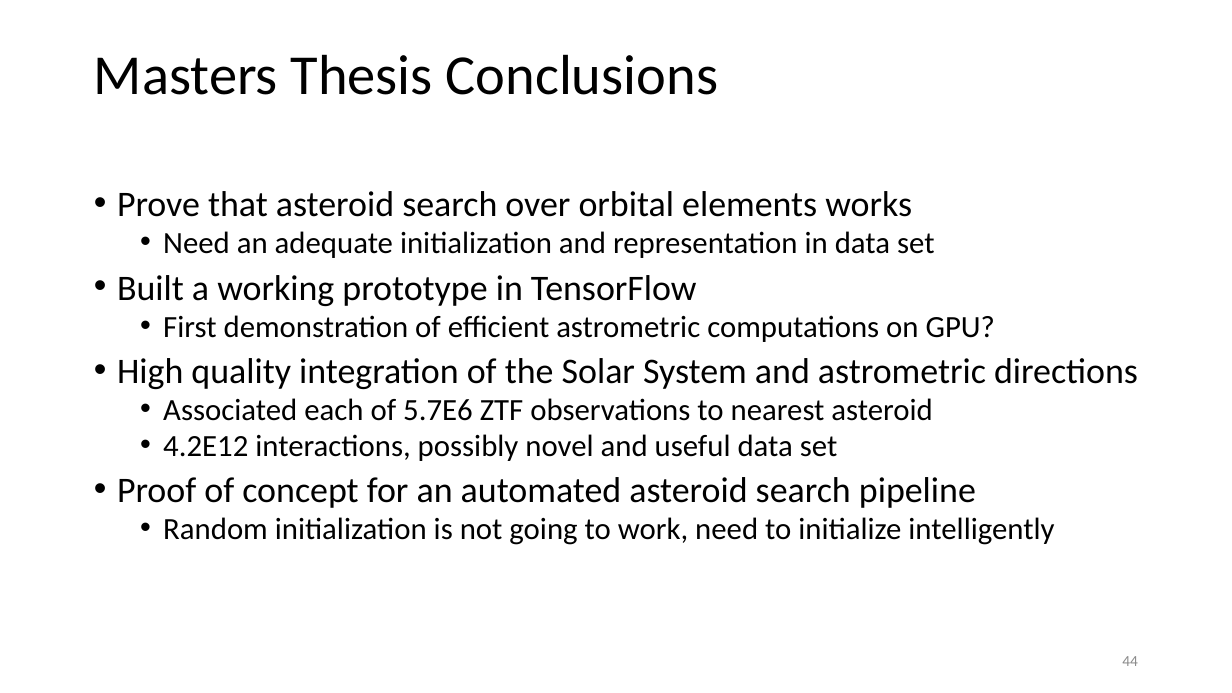
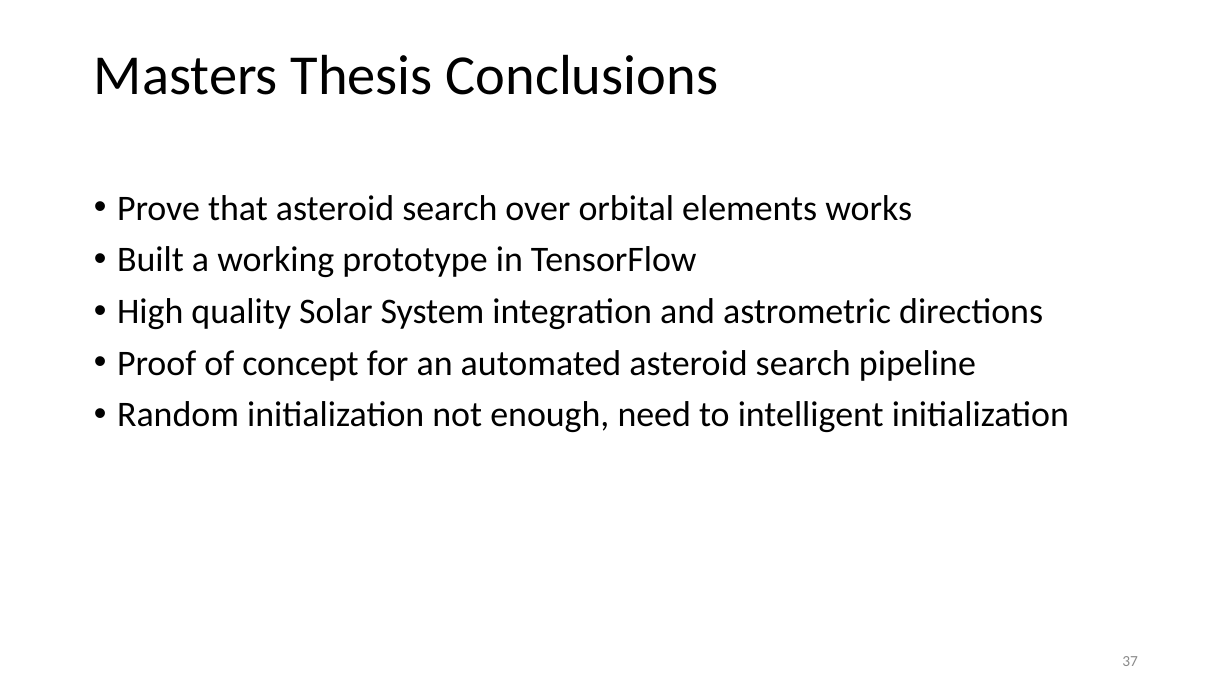
Before and after one commit to memanuel/kepler-sieve, a slide deck: slide 37 of presentation/kepler-sieve-slides.pptx (slide 44 before the commit). Drawn at 1232x693 pixels with LibreOffice and Linux fonts; fonts in the diff are those of the drawing. Boxes give left, top, right and bottom in pixels: in the first picture for what was removed or moved away, otherwise in the second. Text is boxed around its words. In the diff, an @@ line names an element or a change of style, - is before the commit and + after.

Commit message:
revised presentation / less text

```diff
--- a/presentation/kepler-sieve-slides.pptx
+++ b/presentation/kepler-sieve-slides.pptx
@@ text at [117,195,976,381]: line spacing 0.8 to 0.9 @@
@@ text at [163,231,935,258]: paragraph removed @@
-  • Need an adequate initialization and representation in data set
@@ text at [117,298,1043,329]: text changed; size 24 to 28 pt @@
-  • First demonstration of efficient astrometric computations on GPU?
-• High quality integration of the Solar System and astrometric directions
-  • Associated each of 5.7E6 ZTF observations to nearest asteroid
-  • 4.2E12 interactions, possibly novel and useful data set
+• High quality Solar System integration and astrometric directions
@@ text at [117,401,1069,432]: text changed; size 24 to 28 pt @@
-  • Random initialization is not going to work, need to initialize intelligently
+• Random initialization not enough, need to intelligent initialization
@@ page number at [1122,656,1138,666]: text changed @@
-44
+37
```
Also in this commit, not shown: 21 other slides changed, 1 slide added, 5 slides removed, 7 other files.
